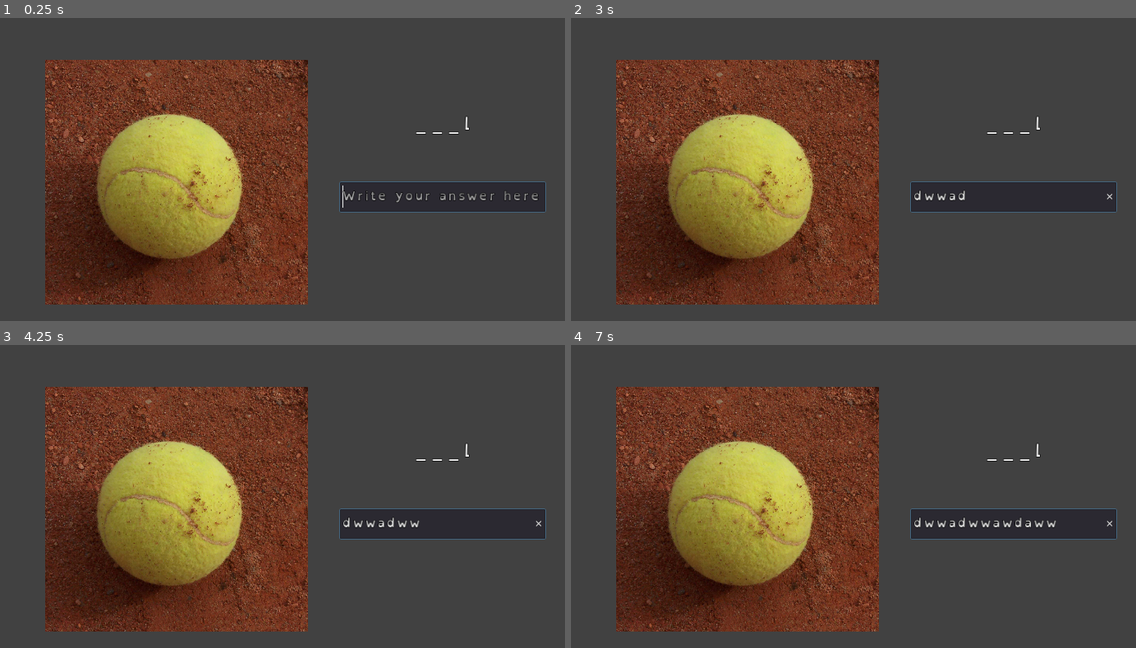
Above: before the commit, frames 1-4 (two rows, left to right).
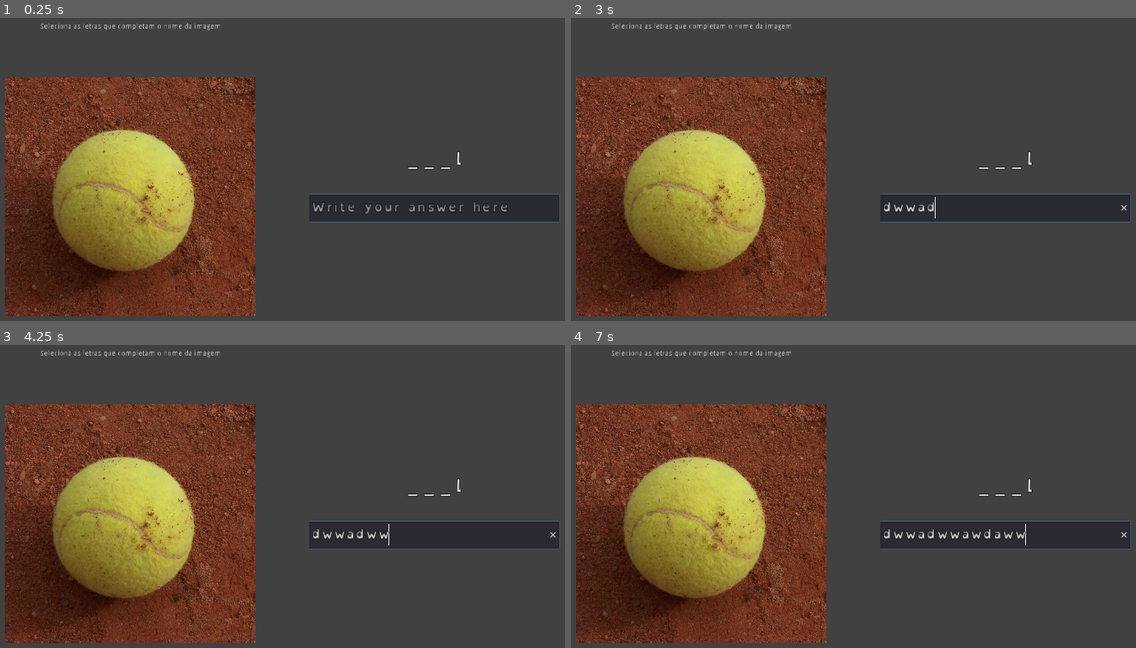
Above: after the commit, the same moments.

Repository: JCpac/LexiaQuest
Game: Godot game, scene res://UI/quizzes/quiz-write-prompt/Quiz-WritePrompt.tscn
Same seed, same stepped clock (60 frames per second), same inputs: the game is played once before the commit and once after it. This scene is started directly instead of the project's main scene.
Inputs (mouse positions are in pixels of both pictures, inside the frame that each line leads up to):
- Up to frame 1 (0.25 s): no input
- Up to frame 2 (3 s): tap Enter (ui_accept) at 0.5, 1.25, 2 s; hold D (move_right) 0.53-2.03 s; click (853, 181) at 0.67 s; tap W (jump) at 0.77, 1.52 s; move the mouse to (723, 199) at 1.27 s; move the mouse to (921, 99) at 2.02 s; hold A (move_left) 2.03-2.78 s; move the mouse to (819, 257) at 2.77 s; hold D (move_right) from 2.78 s (still down); click (819, 257) at 2.92 s
- Up to frame 3 (4.25 s): keep holding D (move_right); tap W (jump) at 3.02, 3.77 s; tap Enter (ui_accept) at 3.5 s; move the mouse to (480, 563) at 3.52 s
- Up to frame 4 (7 s): tap Enter (ui_accept) at 4.25, 5 s; move the mouse to (655, 454) at 4.27 s; release D (move_right) at 4.28 s; hold A (move_left) 4.28-5.03 s; tap W (jump) at 4.52, 6.02, 6.77 s; move the mouse to (887, 508) at 5.02 s; hold D (move_right) 5.03-5.78 s; click (887, 508) at 5.17 s; move the mouse to (757, 417) at 5.77 s; hold A (move_left) from 5.78 s (still down); move the mouse to (1000, 490) at 6.52 s

The runs differ from the first frame. In frame 1, 37% of the frame differs, in the area x 0-100%, y 1-99%; in frame 2, 36%; in frame 3, 36%; in frame 4, 37%.

Commit message:
Changed `Quiz-WritePrompt` scene to use better containers
Also added a `RichTextLabel` to explain the activity to the user
Updated script to use the new node names

Diff:
--- a/UI/quizzes/quiz-write-prompt/Quiz-WritePrompt.gd
+++ b/UI/quizzes/quiz-write-prompt/Quiz-WritePrompt.gd
@@ -12,9 +12,9 @@
 export(int, 0, 10) var debugHintChars = 1
 
 # VARS
-onready var targetImage: TextureRect = $QuizArea/PanelContainer/HSplitContainer/Image/TextureRect
-onready var targetLabel: Label = $QuizArea/PanelContainer/HSplitContainer/Control/Label
-onready var answerLine: LineEdit = $QuizArea/PanelContainer/HSplitContainer/Control/LineEdit
+onready var targetImage: TextureRect = $QuizArea/HBoxContainer/LeftSide/Image/TextureRect
+onready var targetLabel: Label = $QuizArea/HBoxContainer/RightSide/VBoxContainer/Target
+onready var answerLine: LineEdit = $QuizArea/HBoxContainer/RightSide/VBoxContainer/Answer
 var target: String
 
 func _ready():
--- a/UI/quizzes/quiz-write-prompt/Quiz-WritePrompt.tscn
+++ b/UI/quizzes/quiz-write-prompt/Quiz-WritePrompt.tscn
@@ -10,6 +10,7 @@
 theme = ExtResource( 2 )
 script = ExtResource( 3 )
 __meta__ = {
+"_edit_group_": true,
 "_edit_lock_": true,
 "_edit_use_anchors_": false
 }
@@ -18,69 +19,70 @@
 margin_right = 1280.0
 margin_bottom = 720.0
 
-[node name="QuizArea" type="Control" parent="."]
+[node name="QuizArea" type="MarginContainer" parent="."]
 margin_right = 1280.0
 margin_bottom = 720.0
 
-[node name="PanelContainer" type="PanelContainer" parent="QuizArea"]
-anchor_left = 0.1
-anchor_top = 0.1
-anchor_right = 0.9
-anchor_bottom = 0.9
-__meta__ = {
-"_edit_lock_": true,
-"_edit_use_anchors_": false
-}
+[node name="HBoxContainer" type="HBoxContainer" parent="QuizArea"]
+margin_left = 50.0
+margin_top = 50.0
+margin_right = 1230.0
+margin_bottom = 670.0
+alignment = 1
 
-[node name="HSplitContainer" type="HSplitContainer" parent="QuizArea/PanelContainer"]
-margin_right = 1024.0
-margin_bottom = 576.0
-split_offset = 512
-dragger_visibility = 1
+[node name="LeftSide" type="VBoxContainer" parent="QuizArea/HBoxContainer"]
+margin_right = 588.0
+margin_bottom = 620.0
+size_flags_horizontal = 3
 
-[node name="Image" type="MarginContainer" parent="QuizArea/PanelContainer/HSplitContainer"]
-margin_right = 512.0
-margin_bottom = 576.0
-__meta__ = {
-"_edit_group_": true
-}
+[node name="Explanation" type="RichTextLabel" parent="QuizArea/HBoxContainer/LeftSide"]
+margin_right = 588.0
+margin_bottom = 15.0
+bbcode_enabled = true
+bbcode_text = "[center]Seleciona as letras que completam o nome da imagem[/center]"
+text = "Seleciona as letras que completam o nome da imagem"
+fit_content_height = true
+scroll_active = false
 
-[node name="TextureRect" type="TextureRect" parent="QuizArea/PanelContainer/HSplitContainer/Image"]
-margin_right = 512.0
-margin_bottom = 576.0
+[node name="Image" type="MarginContainer" parent="QuizArea/HBoxContainer/LeftSide"]
+margin_top = 55.0
+margin_right = 588.0
+margin_bottom = 620.0
+size_flags_vertical = 3
+
+[node name="TextureRect" type="TextureRect" parent="QuizArea/HBoxContainer/LeftSide/Image"]
+margin_left = 50.0
+margin_top = 50.0
+margin_right = 538.0
+margin_bottom = 515.0
 texture = ExtResource( 1 )
 expand = true
 stretch_mode = 7
-__meta__ = {
-"_edit_lock_": true
-}
 
-[node name="Control" type="Control" parent="QuizArea/PanelContainer/HSplitContainer"]
-margin_left = 524.0
-margin_right = 1024.0
-margin_bottom = 576.0
-__meta__ = {
-"_edit_lock_": true
-}
+[node name="RightSide" type="MarginContainer" parent="QuizArea/HBoxContainer"]
+margin_left = 592.0
+margin_right = 1180.0
+margin_bottom = 620.0
+size_flags_horizontal = 3
 
-[node name="Label" type="Label" parent="QuizArea/PanelContainer/HSplitContainer/Control"]
-anchor_top = 0.2
-anchor_right = 1.0
-anchor_bottom = 0.4
+[node name="VBoxContainer" type="VBoxContainer" parent="QuizArea/HBoxContainer/RightSide"]
+margin_left = 50.0
+margin_top = 50.0
+margin_right = 538.0
+margin_bottom = 570.0
+alignment = 1
+
+[node name="Target" type="Label" parent="QuizArea/HBoxContainer/RightSide/VBoxContainer"]
+margin_top = 182.0
+margin_right = 488.0
+margin_bottom = 245.0
 text = "________"
 align = 1
-valign = 1
-__meta__ = {
-"_edit_lock_": true,
-"_edit_use_anchors_": false
-}
 
-[node name="LineEdit" type="LineEdit" parent="QuizArea/PanelContainer/HSplitContainer/Control"]
-anchor_top = 0.5
-anchor_right = 1.0
-anchor_bottom = 0.6
-margin_top = -0.124023
-margin_bottom = 0.123993
+[node name="Answer" type="LineEdit" parent="QuizArea/HBoxContainer/RightSide/VBoxContainer"]
+margin_top = 285.0
+margin_right = 488.0
+margin_bottom = 337.0
 max_length = 32
 context_menu_enabled = false
 clear_button_enabled = true
@@ -88,6 +90,5 @@
 placeholder_alpha = 0.7
 caret_blink = true
 __meta__ = {
-"_edit_lock_": true,
 "_edit_use_anchors_": false
 }
